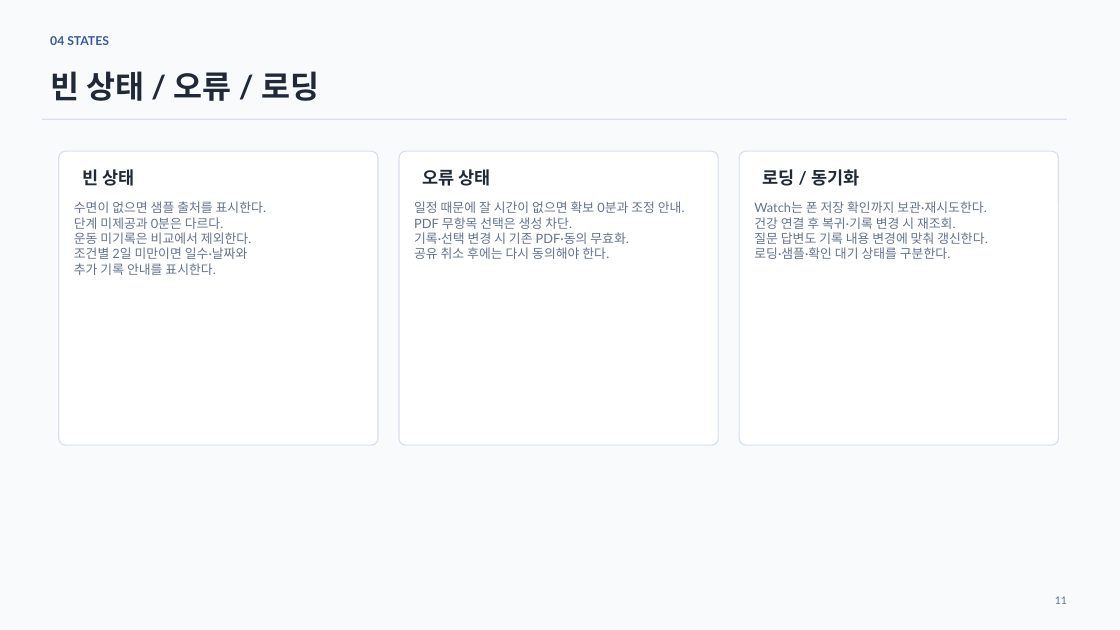
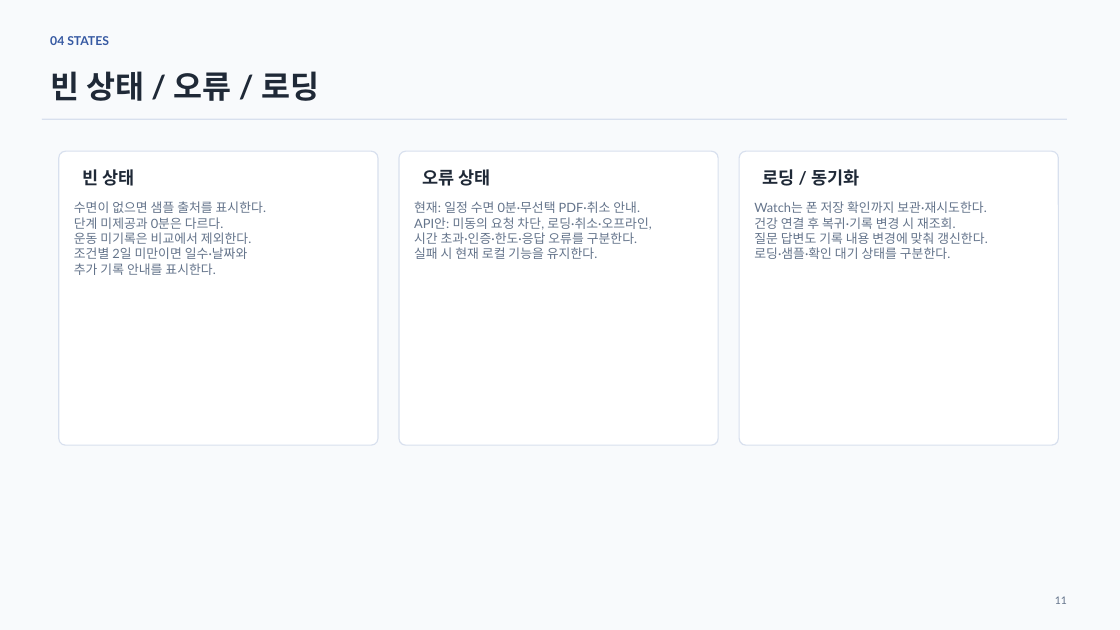
Before and after one commit to JinWoong-Jung/snorlax, a slide deck: slide 11 of 02_Jammanbo_UIUX.pptx. Drawn at 1120x630 pixels with LibreOffice and Linux fonts; fonts in the diff are those of the drawing. Boxes give left, top, right and bottom in pixels: in the first picture for what was removed or moved away, otherwise in the second. Text is boxed around its words. In the diff, an @@ line names an element or a change of style, - is before the commit and + after.

```diff
--- a/02_Jammanbo_UIUX.pptx
+++ b/02_Jammanbo_UIUX.pptx
@@ text at <box>414,201,651,259</box>: text changed @@
-일정 때문에 잘 시간이 없으면 확보 0분과 조정 안내.
-PDF 무항목 선택은 생성 차단.
-기록·선택 변경 시 기존 PDF·동의 무효화.
-공유 취소 후에는 다시 동의해야 한다.
+현재: 일정 수면 0분·무선택 PDF·취소 안내.
+API안: 미동의 요청 차단, 로딩·취소·오프라인,
+시간 초과·인증·한도·응답 오류를 구분한다.
+실패 시 현재 로컬 기능을 유지한다.
```
Also in this commit, not shown: 8 other slides changed, 23 other files.
